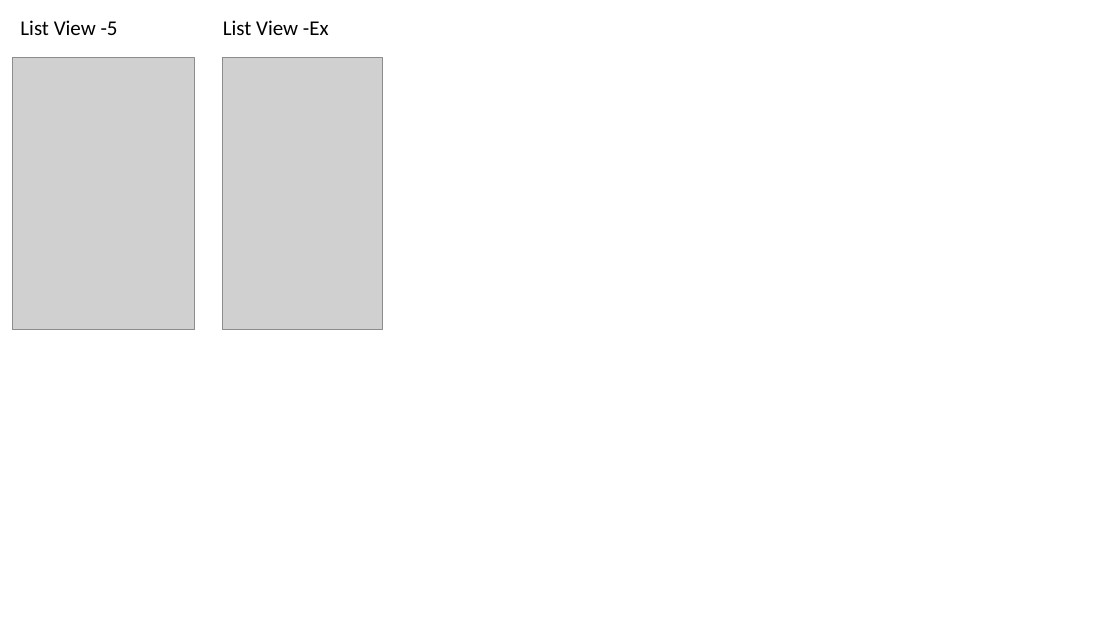
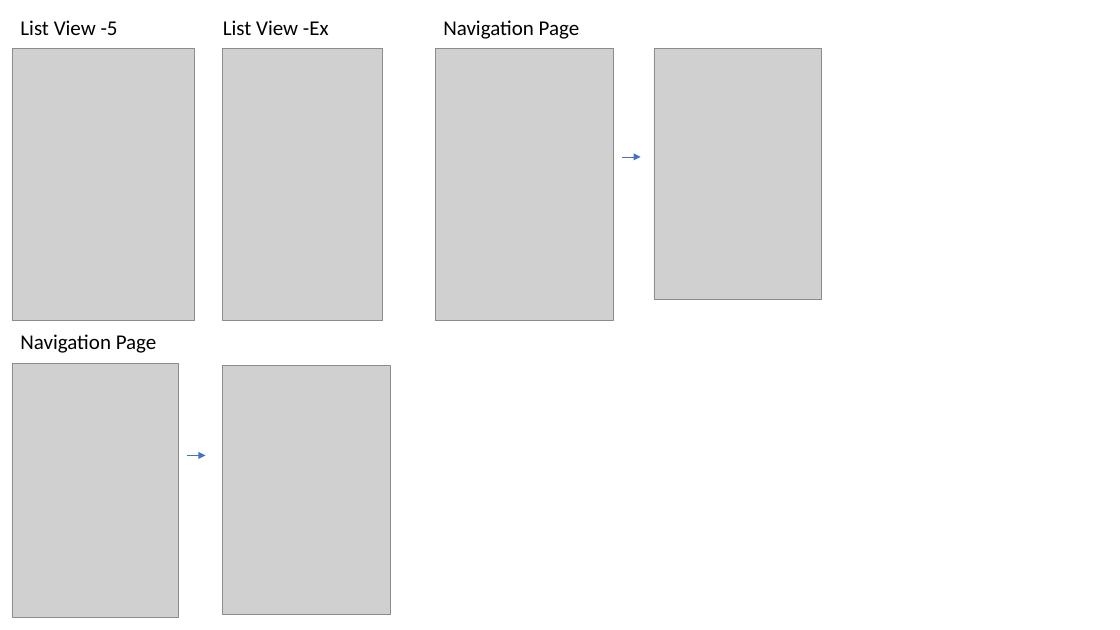
Before and after one commit to jinibyun/Xamarin-udemy2, a slide deck: slide 1 of Excersie Screen Capture.pptx. Drawn at 1120x630 pixels with LibreOffice and Linux fonts; fonts in the diff are those of the drawing; grey boxes stand for pictures. Boxes give left, top, right and bottom in pixels: in the first picture for what was removed or moved away, otherwise in the second. Text is boxed around its words. In the diff, an @@ line names an element or a change of style, - is before the commit and + after.

```diff
--- a/Excersie Screen Capture.pptx
+++ b/Excersie Screen Capture.pptx
@@ text added at [443,20,580,39], 18 pt, text #000000 @@
+Navigation Page
@@ picture: place and size @@
-picture at [12,57,194,329]
+picture at [12,48,194,320]
@@ picture: place and size @@
-picture at [222,57,382,329]
+picture at [222,48,382,320]
@@ picture added at [435,48,613,320] @@
@@ picture added at [654,48,822,300] @@
@@ arrow added from (623, 157) to (641, 157), #4472C4 0.5 pt @@
@@ text added at [20,334,157,353], 18 pt, text #000000 @@
+Navigation Page
@@ picture added at [12,363,178,617] @@
@@ picture added at [222,365,390,615] @@
@@ arrow added from (187, 455) to (206, 455), #4472C4 0.5 pt @@
```
Also in this commit, not shown: 6 other files.
